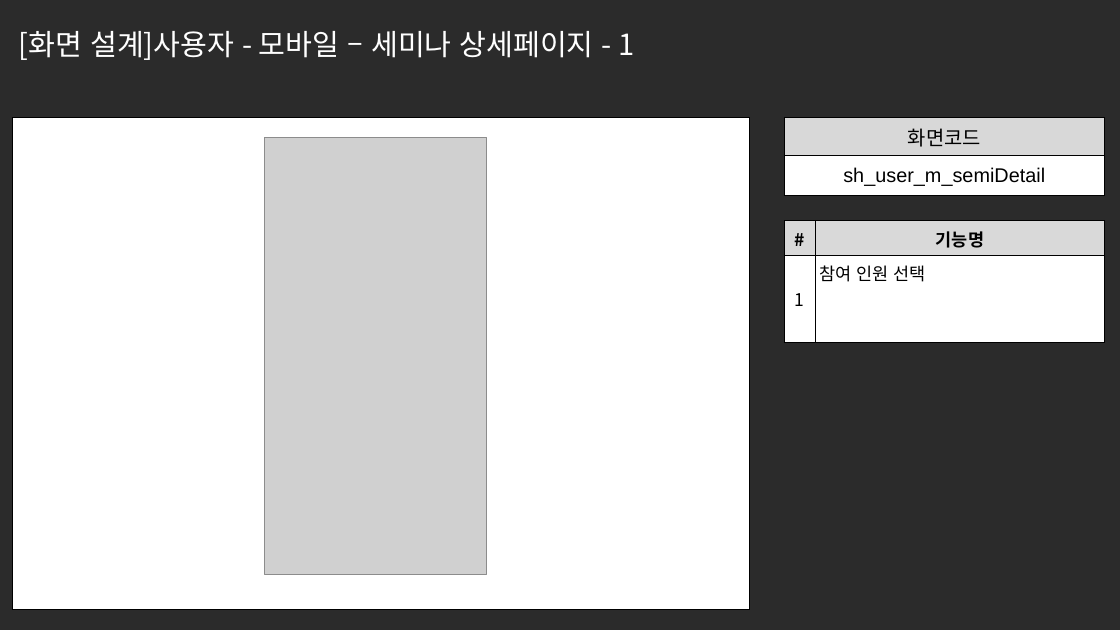
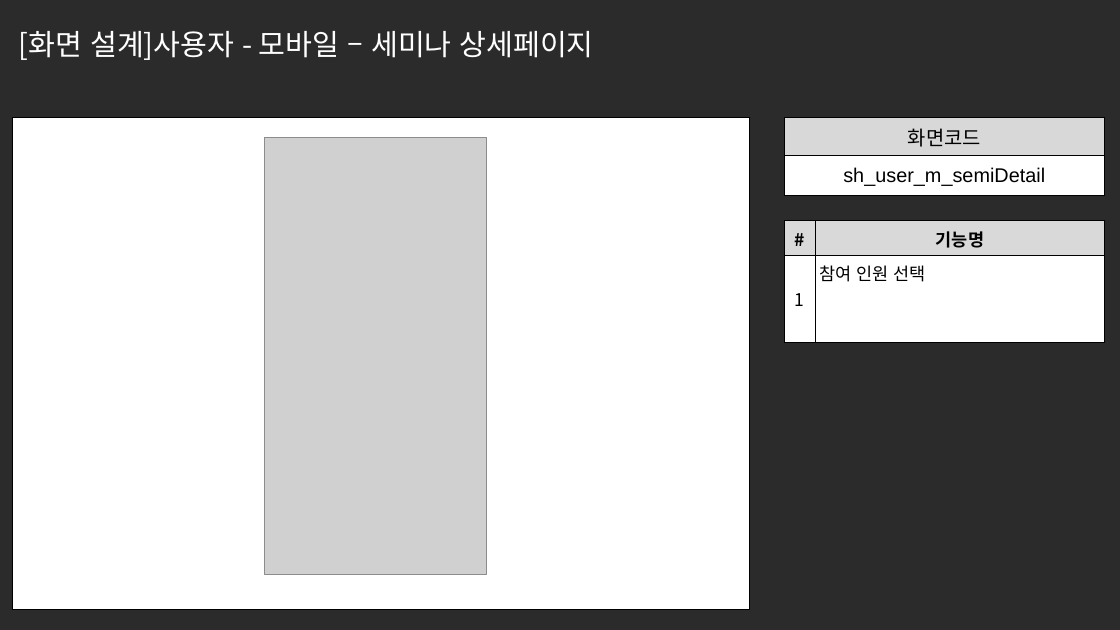
Before and after one commit to ezenteam2/e-Zone, a slide deck: slide 15 of 0 발표용 파워포인트/0424 4차발표/0424 project05 - 파워포인트 - 서희.pptx. Drawn at 1120x630 pixels with LibreOffice and Linux fonts; fonts in the diff are those of the drawing; grey boxes stand for pictures; background and template pictures are left out; a plain dark background stands for a picture behind light text. Boxes give left, top, right and bottom in pixels: in the first picture for what was removed or moved away, otherwise in the second. Text is boxed around its words. In the diff, an @@ line names an element or a change of style, - is before the commit and + after.

```diff
--- a/0 발표용 파워포인트/0424 4차발표/0424 project05 - 파워포인트 - 서희.pptx
+++ b/0 발표용 파워포인트/0424 4차발표/0424 project05 - 파워포인트 - 서희.pptx
@@ text at <box>19,31,594,60</box>: text changed @@
-[화면 설계]사용자 - 모바일 – 세미나 상세페이지 - 1
+[화면 설계]사용자 - 모바일 – 세미나 상세페이지
```
Also in this commit, not shown: 2 other slides changed, 4 slides removed.
